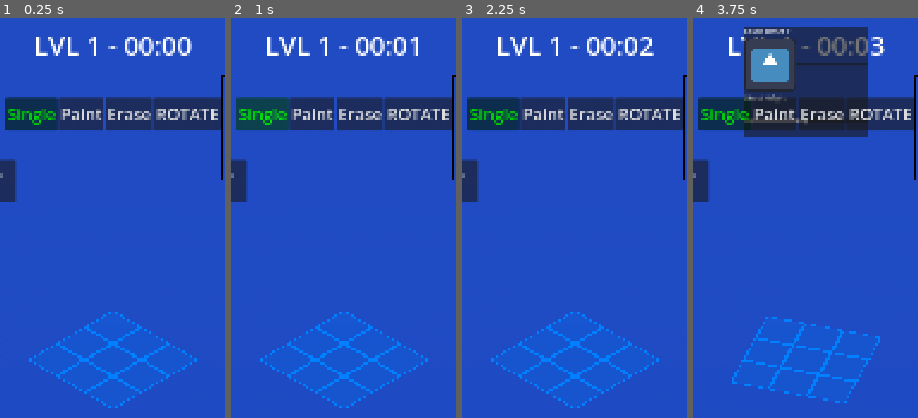
Above: before the commit, frames 1-4 (left to right).
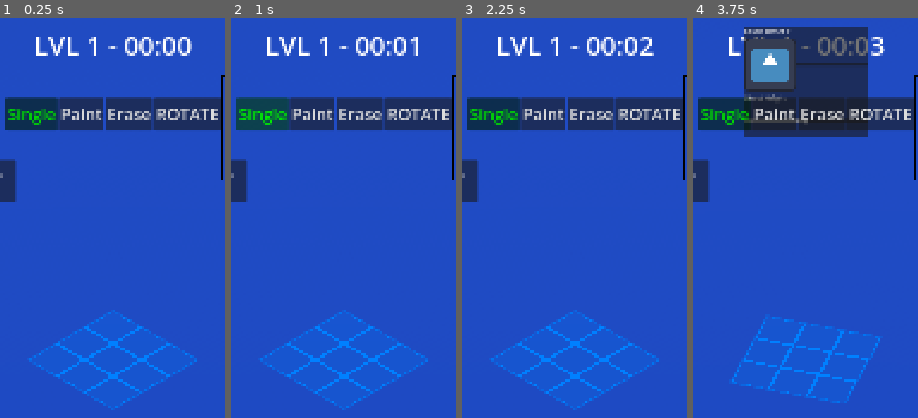
Above: after the commit, the same moments.

Repository: shivdulipati/historical-voxel-builder
Game: Godot game, scene res://main.tscn
The game is run twice, just before and just after one commit, with the same random seed, the same clock (stepped at 60 frames per second) and the same inputs. The engine's default icon, where the game draws it, is replaced by a stand-in: a white triangle on a blue panel in a dark square.
Inputs:
- Up to frame 1 (0.25 s): no input
- Up to frame 2 (1 s): click "Single" at 0.5 s
- Up to frame 3 (2.25 s): click "Single" at 1.25 s; click "REST" at 2 s
- Up to frame 4 (3.75 s): click "DEBUG" at 2.75 s; click "RotLFT" at 3.5 s
The pictures show only the part of the screen within x 25-75%, y 7-57%; the shares and areas given below are measured in that part.

The runs differ from the first frame. In frame 1, 0.4% of the frame differs, in the area x 12-88%, y 73-98%; in frame 2, 0.4%; in frame 3, 0.4%; in frame 4, 0.4%, in the area x 17-84%, y 74-97%.

Commit message:
End of Day

Diff:
--- a/new-game-project/block.gdshader
+++ b/new-game-project/block.gdshader
@@ -3,22 +3,8 @@
 
 uniform vec4 albedo_color : source_color = vec4(1.0);
 uniform float alpha : hint_range(0.0, 1.0) = 1.0;
-uniform float edge_thickness = 0.04;
-uniform vec4 edge_color : source_color = vec4(0.0, 0.0, 0.0, 1.0);
-
-varying vec3 local_pos;
-
-void vertex() {
-	local_pos = VERTEX;
-}
 
 void fragment() {
-	vec3 dist = abs(local_pos);
-	vec3 edges = step(0.5 - edge_thickness, dist);
-
-	// An edge occurs where 2 or more axes are near the 0.5 boundary
-	float edge_mask = max(max(edges.x * edges.y, edges.x * edges.z), edges.y * edges.z);
-
-	ALBEDO = mix(albedo_color.rgb, edge_color.rgb, edge_mask);
+	ALBEDO = albedo_color.rgb;
 	ALPHA = alpha;
 }
--- a/new-game-project/draggable_object.gd
+++ b/new-game-project/draggable_object.gd
@@ -57,11 +57,24 @@
 	camera = get_viewport().get_camera_3d()
 	add_to_group("draggable")
 
-	_mesh = get_node("MeshInstance3D") as MeshInstance3D
+	_mesh = _find_mesh_instance(self)
 	if _mesh:
 		_material = ShaderMaterial.new()
+		_material.resource_local_to_scene = true
 		_material.shader = load("res://block.gdshader")
 		_mesh.set_surface_override_material(0, _material)
+
+
+## Recursively searches the node tree for the first MeshInstance3D descendant.
+## Works with both procedural nodes and imported GLTF hierarchies.
+func _find_mesh_instance(node: Node) -> MeshInstance3D:
+	if node is MeshInstance3D:
+		return node as MeshInstance3D
+	for child in node.get_children():
+		var result := _find_mesh_instance(child)
+		if result:
+			return result
+	return null
 
 
 func _input(event: InputEvent) -> void:
@@ -193,15 +206,17 @@
 ## Plays a squish-and-bounce on the mesh scale timed to start when the block lands.
 ## The interval matches _tween_to's duration so both tweens are naturally in sync.
 func _squish_on_land() -> void:
+	if _mesh == null:
+		return
 	var drop_tween = create_tween()
 	drop_tween.tween_interval(0.1)
-	drop_tween.tween_property($MeshInstance3D, "scale", Vector3(1.3, 0.5, 1.3), 0.05)\
+	drop_tween.tween_property(_mesh, "scale", Vector3(1.3, 0.5, 1.3), 0.05)\
 		.set_trans(Tween.TRANS_QUAD)\
 		.set_ease(Tween.EASE_OUT)
-	drop_tween.tween_property($MeshInstance3D, "scale", Vector3(0.8, 1.25, 0.8), 0.1)\
+	drop_tween.tween_property(_mesh, "scale", Vector3(0.8, 1.25, 0.8), 0.1)\
 		.set_trans(Tween.TRANS_QUAD)\
 		.set_ease(Tween.EASE_IN_OUT)
-	drop_tween.tween_property($MeshInstance3D, "scale", Vector3.ONE, 0.15)\
+	drop_tween.tween_property(_mesh, "scale", Vector3.ONE, 0.15)\
 		.set_trans(Tween.TRANS_BOUNCE)\
 		.set_ease(Tween.EASE_OUT)
 
--- a/new-game-project/draggable_object.tscn
+++ b/new-game-project/draggable_object.tscn
@@ -2,6 +2,7 @@
 
 [ext_resource type="Script" uid="uid://bkacm3icayaa6" path="res://draggable_object.gd" id="1_s0tg5"]
 [ext_resource type="AudioStream" uid="uid://b07pftecudbdt" path="res://click3.ogg" id="2_88eo7"]
+[ext_resource type="PackedScene" uid="uid://dfwgipxpga4a" path="res://assets/models/block_1x1.glb" id="2_m24kv"]
 
 [sub_resource type="BoxMesh" id="BoxMesh_1bvp3"]
 
@@ -33,9 +34,8 @@
 script = ExtResource("1_s0tg5")
 touch_offset = Vector3(0, 1.5, -2)
 
-[node name="MeshInstance3D" type="MeshInstance3D" parent="." unique_id=1200044605]
-mesh = SubResource("BoxMesh_1bvp3")
-surface_material_override/0 = SubResource("StandardMaterial3D_1bvp3")
+[node name="block_1x1" parent="." unique_id=2104050853 instance=ExtResource("2_m24kv")]
+transform = Transform3D(1, 0, 0, 0, 1, 0, 0, 0, 1, 0, -0.5, 0)
 
 [node name="ShadowCaster" type="MeshInstance3D" parent="." unique_id=1386963568]
 cast_shadow = 3
@@ -55,3 +55,5 @@
 stream = ExtResource("2_88eo7")
 
 [connection signal="input_event" from="." to="." method="_on_input_event"]
+
+[editable path="block_1x1"]
--- a/new-game-project/project.godot
+++ b/new-game-project/project.godot
@@ -35,3 +35,4 @@
 
 rendering_device/driver.windows="d3d12"
 textures/vram_compression/import_etc2_astc=true
+anti_aliasing/quality/msaa_3d=2
Binary file added: new-game-project/assets/models/block_1x1.glb
Not shown, added: new-game-project/assets/models/block_1x1.glb.import
Not shown, changed: .DS_Store
Not shown, added: Art Assets/kenney_brick-kit.zip
Not shown, added: Art Assets/kenney_isometric-miniature-prototype.zip
Not shown, added: Art Assets/kenney_mini-arena.zip
Not shown, added: Art Assets/kenney_modular-dungeon-kit_1.0.zip
Not shown, added: Art Assets/kenney_nature-kit.zip
Not shown, added: Art Assets/kenney_platformer-kit.zip
Not shown, added: Art Assets/kenney_prototype-kit.zip
Not shown, added: Art Assets/kenney_prototype-textures.zip
Not shown, changed: GEMINI_CONTEXT.md
(and 1 more such lines)
